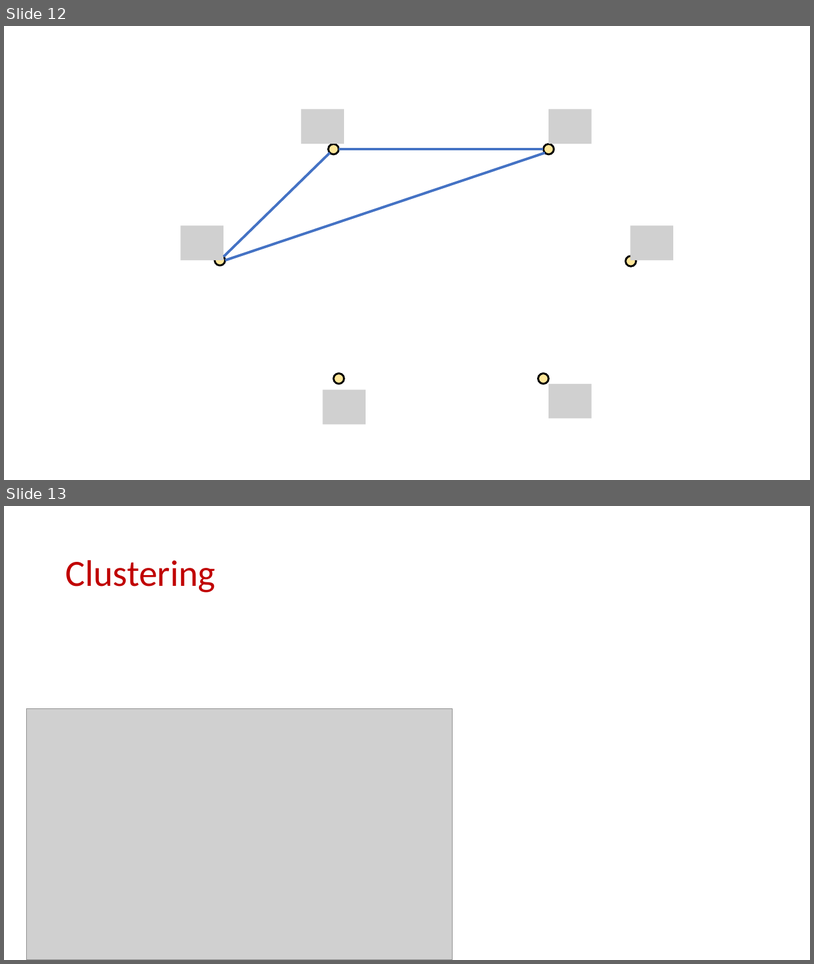
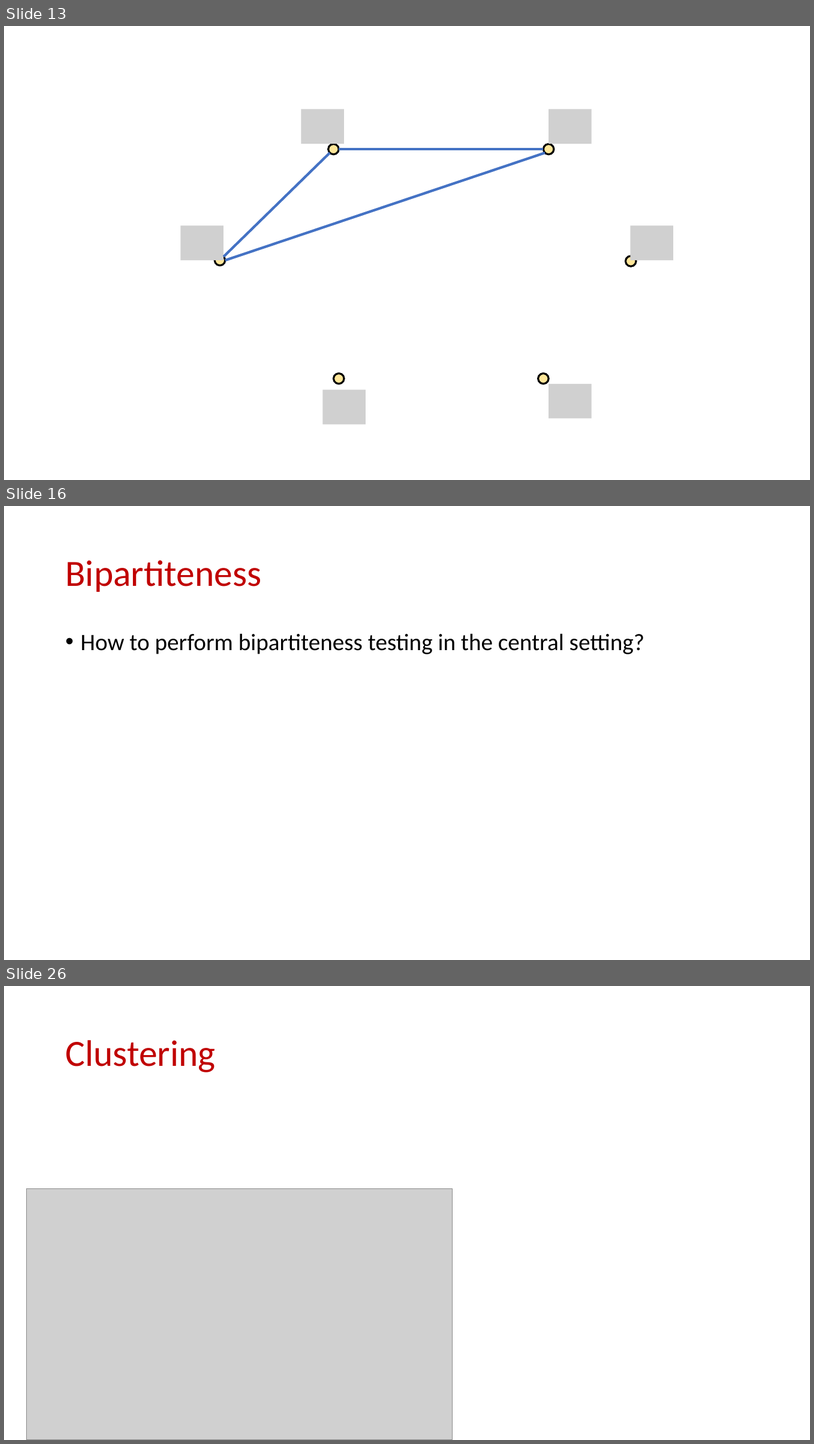
Before and after one commit to samsonzhou/samsonzhou.github.io, a slide deck: CSCE689-23/L21.pptx. Shown one above the other, each under a label of ours: slides 12 and 13 before the commit, slides 13, 16 and 26 after it; the slides between them are not shown. The pictures are 814x964 and 814x1444 pixels, drawn with LibreOffice and Linux fonts; fonts in the diff are those of the drawing; grey boxes stand for pictures. Boxes give left, top, right and bottom in pixels: in the first picture for what was removed or moved away, otherwise in the second. Text is boxed around its words. In the diff, an @@ line names an element or a change of style, - is before the commit and + after.

```diff
--- a/CSCE689-23/L21.pptx
+++ b/CSCE689-23/L21.pptx
@@ slide 16 added at (4,506,810,960), background #FFFFFF @@
@@ title added at (65,560,261,592), 44 pt, text #C00000 @@
+Bipartiteness
@@ text added at (81,633,645,654), 28 pt, text #000000 @@
+• How to perform bipartiteness testing in the central setting?
@@ what was slide 12 is now slide 13 @@
@@ what was slide 13 is now slide 26 @@
```
Also in this commit, not shown: 19 other slides added, 1 slide removed, 1 other file.
